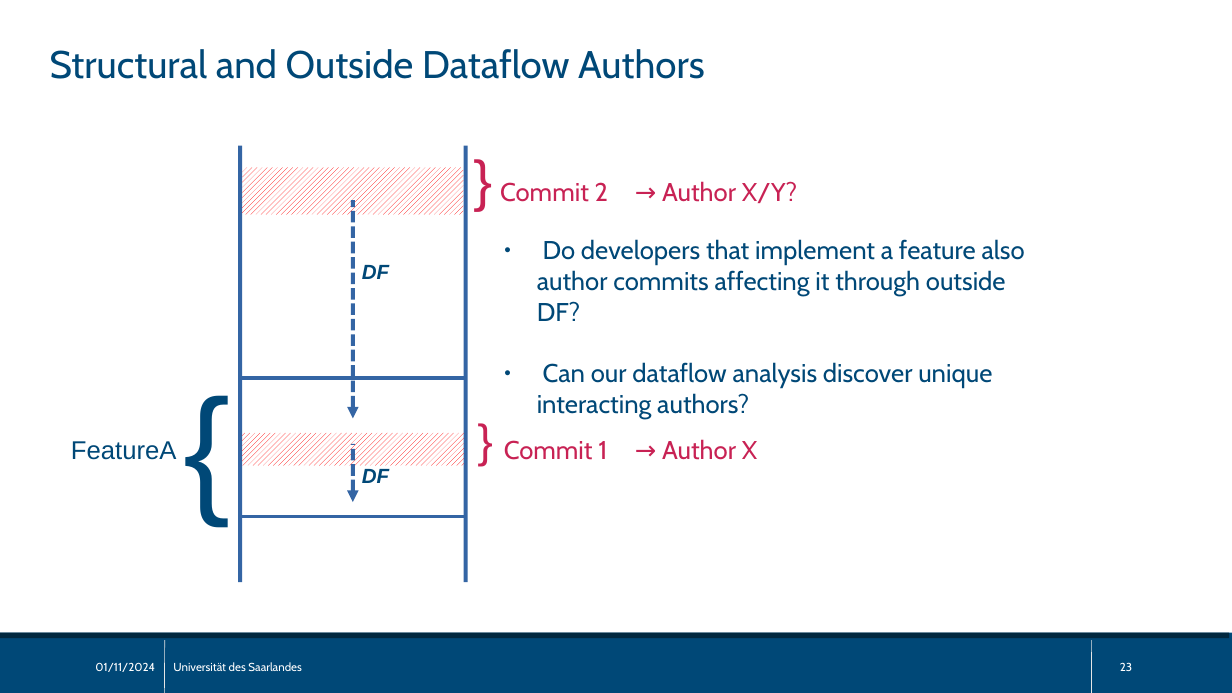
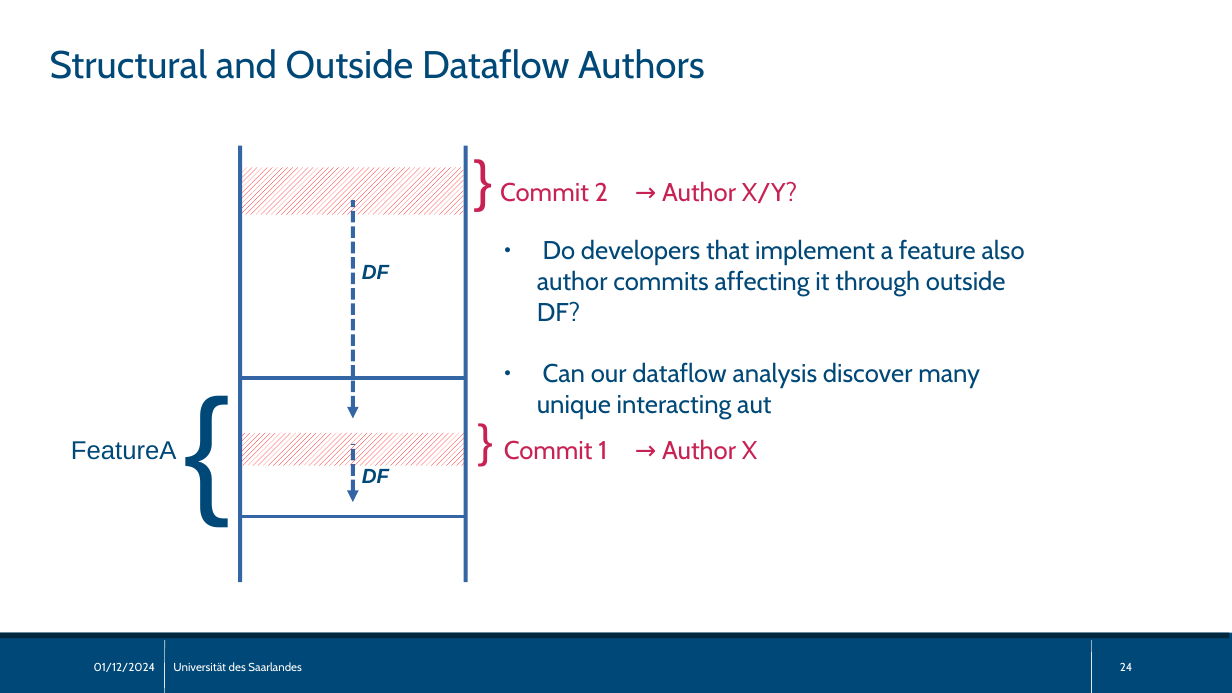
Before and after one commit to sisteu56/bachelor, a slide deck: slide 24 of pres/bachelor_thesis_pres.odp (slide 23 before the commit). Drawn at 1232x693 pixels with LibreOffice and Linux fonts; fonts in the diff are those of the drawing. Boxes give left, top, right and bottom in pixels: in the first picture for what was removed or moved away, otherwise in the second. Text is boxed around its words. In the diff, an @@ line names an element or a change of style, - is before the commit and + after.

```diff
--- a/pres/bachelor_thesis_pres.odp
+++ b/pres/bachelor_thesis_pres.odp
@@ text at [537,362,980,419]: text changed @@
-● Can our dataflow analysis discover unique interacting authors?
+● Can our dataflow analysis discover many unique interacting aut
@@ text at [94,662,156,672]: text changed @@
-01/11/2024
+01/12/2024
@@ page number at [1120,662,1133,671]: text changed @@
-23
+24
```
Also in this commit, not shown: 23 other slides changed, 3 slides added, 4 other files.
